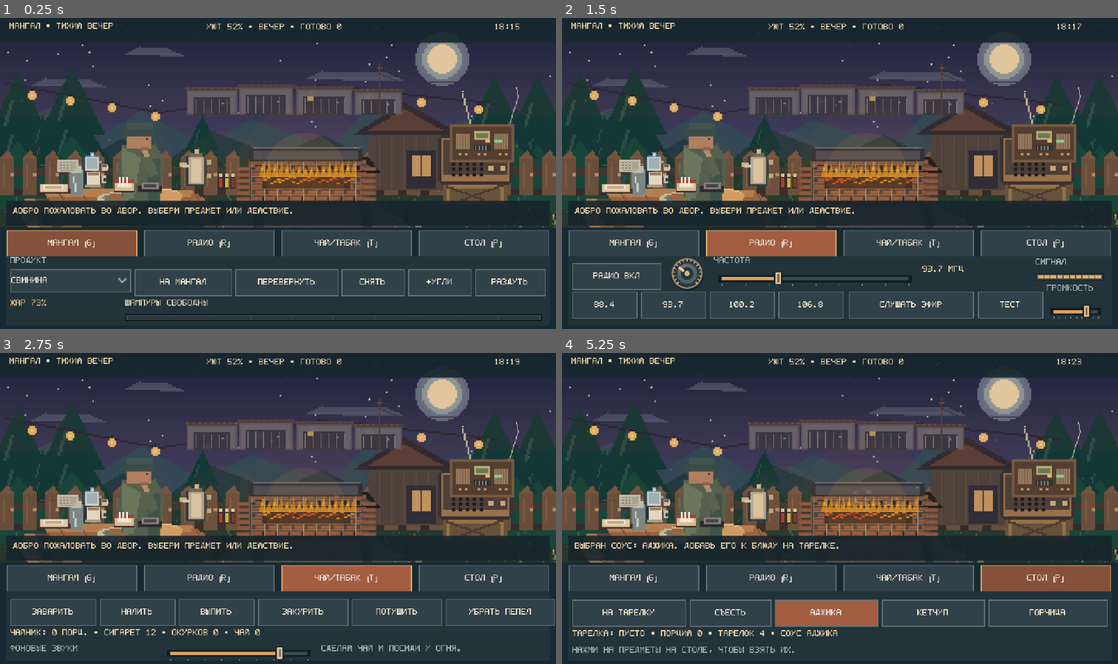
Above: before the commit, frames 1-4 (two rows, left to right).
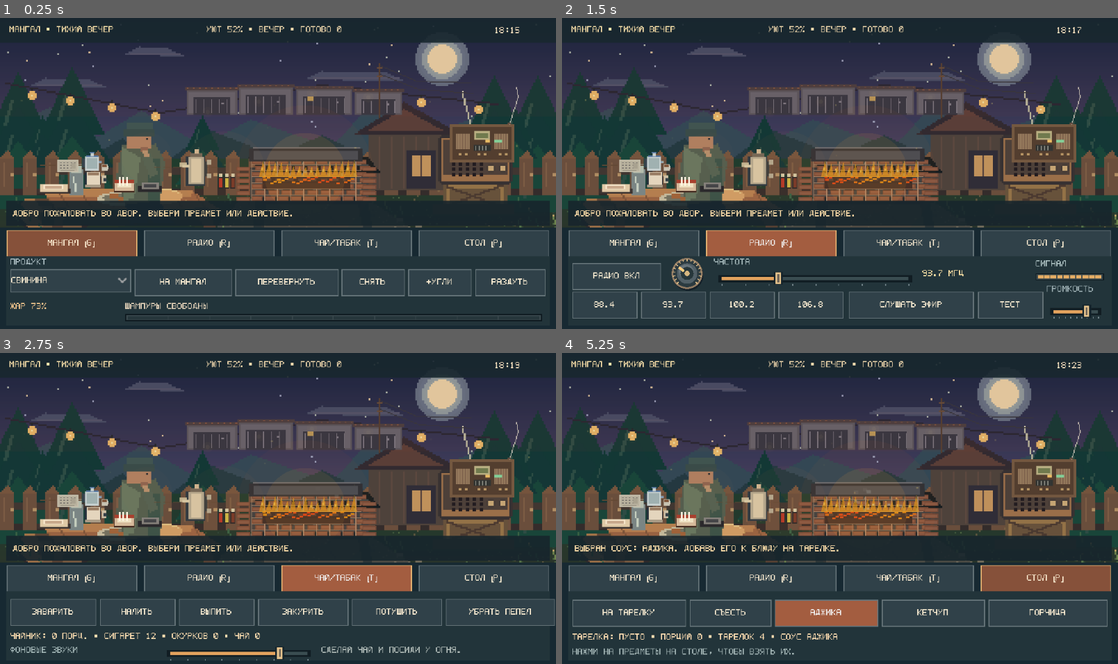
Above: after the commit, the same moments.

Repository: VovaShkrobtak/mangal-tihiy-vecher
Game: Godot game, scene res://scenes/main.tscn
Two runs of this game, one before a commit and one after it. Both use one fixed random seed, a clock stepped at 60 frames per second and the inputs below.
Inputs:
- Up to frame 1 (0.25 s): no input
- Up to frame 2 (1.5 s): click "МАНГАЛ [G]" at 0.5 s; click "РАДИО [R]" at 1.25 s
- Up to frame 3 (2.75 s): click "ЧАЙ/ТАБАК [T]" at 2 s
- Up to frame 4 (5.25 s): click "СТОЛ [P]" at 2.75 s; click "НА ТАРЕЛКУ" at 3.5 s; click "СЪЕСТЬ" at 4.25 s; click "АДЖИКА" at 5 s

The runs differ from the first frame. In frame 1, 1.7% of the frame differs, in the area x 1-94%, y 1-94%; in frame 2, 1.6%; in frame 3, 2.3%, in the area x 1-94%, y 1-97%; in frame 4, 2.3%.

Commit message:
Prevent all HUD text clipping using fixed-size pixel captions

Diff:
--- a/mangal_evening/scripts/hud.gd
+++ b/mangal_evening/scripts/hud.gd
@@ -7,6 +7,7 @@
 const PixelFont = preload("res://scripts/pixel_font.gd")
 const PixelSlider = preload("res://scripts/pixel_slider.gd")
 const PixelMeter = preload("res://scripts/pixel_meter.gd")
+const PixelCaption = preload("res://scripts/pixel_caption.gd")
 const RadioDial = preload("res://scripts/radio_dial.gd")
 
 var state = null
@@ -16,16 +17,16 @@
 var toast_timer := 0.0
 var last_toast := "Добро пожаловать во двор. Выбери предмет или действие."
 
-var hud_label: Label
-var time_label: Label
-var hint_label: Label
-var coal_label: Label
-var food_label: Label
+var hud_label: Variant = null
+var time_label: Variant = null
+var hint_label: Variant = null
+var coal_label: Variant = null
+var food_label: Variant = null
 var progress_bar: Control
-var radio_label: Label
-var radio_freq_label: Label
-var rest_label: Label
-var table_label: Label
+var radio_label: Variant = null
+var radio_freq_label: Variant = null
+var rest_label: Variant = null
+var table_label: Variant = null
 var radio_slider: Control
 var volume_slider: Control
 var ambience_slider: Control
@@ -37,7 +38,7 @@
 var tabs: Array[Button] = []
 var interactive: Array[Control] = []
 var pixel_font: FontFile
-var ui_labels: Array[Label] = []
+var ui_labels: Array[Control] = []
 
 func setup(game_state: Node, tuner: Node, ambience: Node) -> void:
 	state = game_state
@@ -69,16 +70,15 @@
 		cutoff = limit - 3
 	return line.substr(0, cutoff).strip_edges() + "..."
 
-func _label(parent: Node, txt: String, x: float, y: float, width: float, font_size: int = 11, color: Color = Color("#f2ddbc")) -> Label:
-	var l := Label.new()
+func _label(parent: Node, txt: String, x: float, y: float, width: float, font_size: int = 11, color: Color = Color("#f2ddbc")) -> Control:
+	var l := PixelCaption.new()
 	l.text = txt
 	l.position = Vector2(x, y)
 	l.size = Vector2(width, 13)
-	l.clip_text = true
-	l.text_overrun_behavior = TextServer.OVERRUN_TRIM_ELLIPSIS
-	l.add_theme_font_override("font", pixel_font)
-	l.add_theme_font_size_override("font_size", font_size)
-	l.add_theme_color_override("font_color", color)
+	l.font = pixel_font
+	l.font_size = font_size
+	l.font_color = color
+	l.mouse_filter = Control.MOUSE_FILTER_IGNORE
 	parent.add_child(l)
 	ui_labels.append(l)
 	return l
@@ -342,7 +342,7 @@
 			continue
 		var lr: Rect2 = label.get_global_rect()
 		if lr.position.y < 0.0 or lr.end.y > 354.01:
-			issues.append("Label clipped vertically: %s at %s" % [label.text, str(lr)])
+			issues.append("Label clipped vertically: %s at %s" % [String(label.get("text")), str(lr)])
 	# Native ProgressBar's theme minimum-size can silently inflate its height.
 	if reception_bar.size.y > 10.0 or progress_bar.size.y > 10.0:
 		issues.append("A pixel meter grew beyond the requested 8px")
--- /dev/null
+++ b/mangal_evening/scripts/pixel_caption.gd
@@ -0,0 +1,36 @@
+extends Control
+## A fixed-height pixel caption drawn directly to the CanvasItem.
+## Unlike native Label, the font never forces its rect to grow beyond the HUD.
+
+var text := "":
+	set(value):
+		text = value
+		queue_redraw()
+var font: Font
+var font_size := 10
+var font_color := Color("#f2ddbc")
+
+func _ready() -> void:
+	mouse_filter = Control.MOUSE_FILTER_IGNORE
+	focus_mode = Control.FOCUS_NONE
+	clip_contents = true
+	queue_redraw()
+
+func _draw() -> void:
+	if font == null or text == "":
+		return
+	var display: String = text.replace("\n", " ")
+	var available_width: float = maxf(0.0, size.x - 2.0)
+	if available_width < 6.0:
+		return
+	if font.get_string_size(display, HORIZONTAL_ALIGNMENT_LEFT, -1, font_size).x > available_width:
+		# Clip at a word boundary if possible, always keep an ellipsis visible.
+		var cutoff := display.length()
+		while cutoff > 3 and font.get_string_size(display.substr(0, cutoff) + "...", HORIZONTAL_ALIGNMENT_LEFT, -1, font_size).x > available_width:
+			cutoff -= 1
+		var end_space: int = display.rfind(" ", cutoff)
+		if end_space >= maxi(3, cutoff - 14):
+			cutoff = end_space
+		display = display.substr(0, cutoff).strip_edges() + "..."
+	var baseline: float = minf(size.y - 1.0, float(font_size) + 0.5)
+	draw_string(font, Vector2(0.0, baseline), display, HORIZONTAL_ALIGNMENT_LEFT, -1.0, font_size, font_color)
